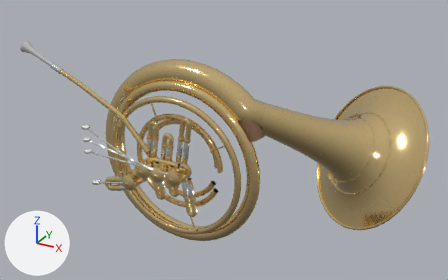
The glTF model public/models/frenchHorn.glb: old version first, new version second.
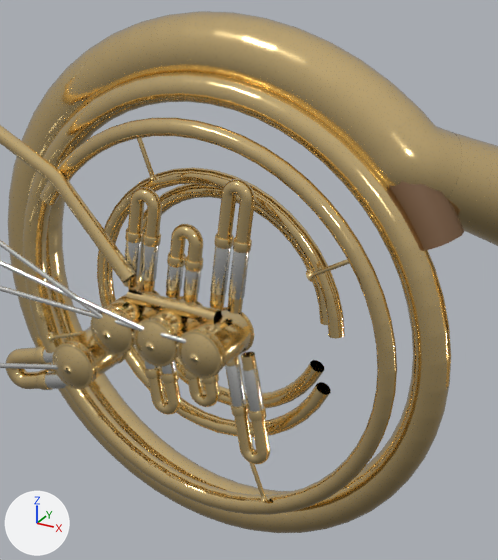
Each version is shown whole from a 50 mm camera at (0.617, -0.934, 0.536) aimed at (0.033, 0.128, 0.005), then close up on the part from 23% to 62% of the width and 20% to 89% of the height. Lighting does not change. The marker at lower left points along +X, +Y and +Z. The last two pictures show the newer version. Where no turn or scale is listed for an object, it has been applied to the vertices. Vertices at exactly the same position are counted once.

Script lines for the objects in view, before the commit:
```python
me_body = bpy.data.meshes.new('Body')
me_body.from_pydata(...)  # 82034 vertices, 162280 faces; spans x -0.393..0.393, y -0.22..0.22, z -0.197..0.197
# faces by material slot: [152584, 7296, 1920, 480]
me_body.materials.append(mat_brass)  # beige #f9da99
me_body.materials.append(mat_nickelsilver)  # white #efefec
me_body.materials.append(mat_silver)  # white #fafafc
me_body.materials.append(mat_leather)  # brown #816145
me_valve2 = bpy.data.meshes.new('valve2')
me_valve2.from_pydata(...)  # 550 vertices, 1092 faces; spans x -0.087..0.087, y -0.008..0.008, z -0.018..0.018
# faces by material slot: [972, 120]
me_valve2.materials.append(mat_nickelsilver)  # white #efefec
me_valve2.materials.append(mat_pearl)  # white #f9f7f1
me_valve3 = bpy.data.meshes.new('valve3')
me_valve3.from_pydata(...)  # 622 vertices, 1236 faces; spans x -0.104..0.104, y -0.008..0.008, z -0.005..0.005
# faces by material slot: [1116, 120]
me_valve3.materials.append(mat_nickelsilver)  # white #efefec
me_valve3.materials.append(mat_pearl)  # white #f9f7f1
ob_body = bpy.data.objects.new('Body', me_body)
ob_body.location = (0.0475, 0.1458, 0.0141)
ob_valve2 = bpy.data.objects.new('valve2', me_valve2)
ob_valve2.location = (-0.0915, -0.07, 0.0238)
ob_valve3 = bpy.data.objects.new('valve3', me_valve3)
ob_valve3.location = (-0.0742, -0.07, 0.0108)
# also in view: 'valve1' at (-0.109, -0.07, 0.037)
```
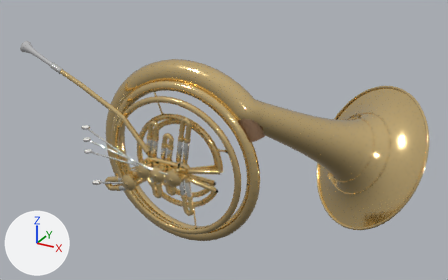
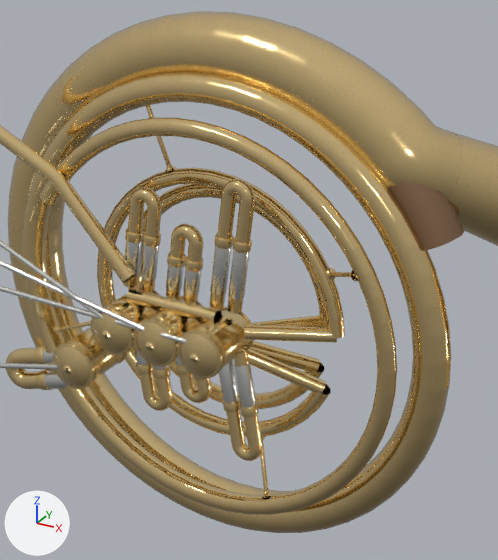
Diff of the bpy script that builds the scene:
```diff
--- a/public/models/frenchHorn.glb.py
+++ b/public/models/frenchHorn.glb.py
@@ me_body @@
 # used by ob_body; location = (0.0475, 0.1458, 0.0141)
-me_body.from_pydata(...)  # 82034 vertices, 162280 faces; spans x -0.393..0.393, y -0.22..0.22, z -0.197..0.197
+me_body.from_pydata(...)  # 84208 vertices, 166312 faces; spans x -0.393..0.393, y -0.22..0.22, z -0.197..0.197
+# me_body part 1: the loose piece of 194 vertices spanning x -0.096..-0.083, y -0.172..-0.16, z -0.071..-0.062 is moved by (0.0, -0.01, 0.008)
+# me_body part 2: the loose piece of 194 vertices spanning x -0.062..-0.049, y -0.172..-0.16, z -0.063..-0.054 is moved by (0.0, -0.01, 0.008)
+# me_body part 3: the loose piece of 194 vertices spanning x -0.024..-0.012, y -0.172..-0.16, z -0.082..-0.073 is moved by (0.014, -0.01, 0.008)
+# me_body part 4: the loose piece of 98 vertices spanning x 0.038..0.074, y -0.167..-0.164, z 0.035..0.057 is multiplied about its middle by the matrix ((0.95, 0.292, -0.11), (-0.306, 0.801, -0.515), (-0.062, 0.523, 0.85)), then moved by (0.002, 0.01, -0.009)
+# me_body part 5: the loose piece of 96 vertices spanning x 0.037..0.043, y -0.17..-0.162, z 0.032..0.04 is multiplied about its middle by the matrix ((0.95, 0.293, -0.112), (-0.307, 0.8, -0.515), (-0.061, 0.523, 0.85)), then moved by (0.004, 0.02, -0.006)
+# me_body part 6: the loose piece of 98 vertices spanning x -0.097..-0.08, y -0.167..-0.164, z 0.08..0.118 is scaled about its middle by (1.22, 0.994, 1.23), then moved by (-0.001, 0.019, 0.005)
+# me_body part 7: the loose piece of 96 vertices spanning x -0.086..-0.078, y -0.17..-0.162, z 0.078..0.084 is moved by (0.0, 0.02, 0.001)
+# me_body part 8: the loose piece of 96 vertices spanning x -0.181..-0.175, y -0.17..-0.162, z -0.066..-0.058 is moved by (-0.005, 0.013, 0.0)
+# me_body part 9: the loose piece of 98 vertices spanning x -0.015..0.002, y -0.167..-0.164, z -0.146..-0.108 is multiplied about its middle by the matrix ((-0.013, 0.989, -0.351), (-1.05, -0.017, -0.009), (-0.014, 0.351, 0.989)), then moved by (-0.002, 0.013, -0.001)
+# me_body part 10: the loose piece of 194 vertices spanning x -0.099..-0.084, y -0.171..-0.161, z -0.067..-0.04 is scaled about its middle by (1.07, 1, 1.34), then moved by (0.071, -0.01, 0.001)
+# me_body part 11: a new loose piece of 98 vertices spanning x -0.185..-0.142, y -0.155..-0.144, z -0.064..-0.046, in mat_brass (beige #f9da99)
+# me_body part 12: the loose piece of 194 vertices spanning x -0.082..-0.069, y -0.172..-0.16, z -0.071..-0.062 is deleted
+# me_body part 13: the loose piece of 98 vertices spanning x -0.18..-0.141, y -0.167..-0.164, z -0.063..-0.047 is deleted
+# me_body part 14: 27 vertices moved within x -0.095..-0.001, y -0.173..-0.161, z -0.08..-0.016; 6587 vertices removed from x -0.099..0.005, y -0.172..-0.16, z -0.147..-0.033; 8699 vertices added at x -0.099..0.05, y -0.185..-0.127, z -0.148..-0.005
+# other edits to the shape of me_body do not show in these pictures
 me_body.materials.append(mat_brass)
```

What differs and where, as boxes [x1, y1, x2, y2] in the close-ups (498 x 560 px; the box of a moved part takes in the faces that stretch with it):
part 1 of me_body, moved or reshaped: before [144, 366, 161, 379]; after [136, 364, 153, 374]
part 2 of me_body, moved or reshaped: before [184, 368, 199, 379]; after [175, 364, 190, 375]
part 3 of me_body, moved or reshaped: before [231, 402, 249, 416]; after [240, 402, 259, 417]
part 4 of me_body, moved or reshaped: before [313, 259, 349, 276]; after [331, 272, 356, 277]
part 5 of me_body, moved or reshaped: before [306, 270, 315, 282]; after [327, 268, 336, 280]
part 6 of me_body, moved or reshaped: before [137, 138, 154, 176]; after [146, 106, 171, 166]
part 7 of me_body, moved or reshaped: before [148, 175, 159, 182]; after [165, 164, 176, 172]
part 8 of me_body, moved or reshaped: before [47, 332, 55, 343]; after [53, 326, 60, 335]
part 9 of me_body, moved or reshaped (mostly hidden): before [249, 462, 265, 496]; after [260, 441, 268, 491]
part 10 of me_body, moved or reshaped: before [144, 360, 158, 370]; after [219, 360, 239, 403]
part 11 of me_body, added (mostly hidden): after [59, 321, 91, 331]
part 12 of me_body, deleted: before [161, 370, 179, 383]
part 13 of me_body, deleted (mostly hidden): before [53, 331, 83, 339]
part 14 of me_body, moved or reshaped: before [148, 336, 270, 503]; after [133, 315, 337, 497]
